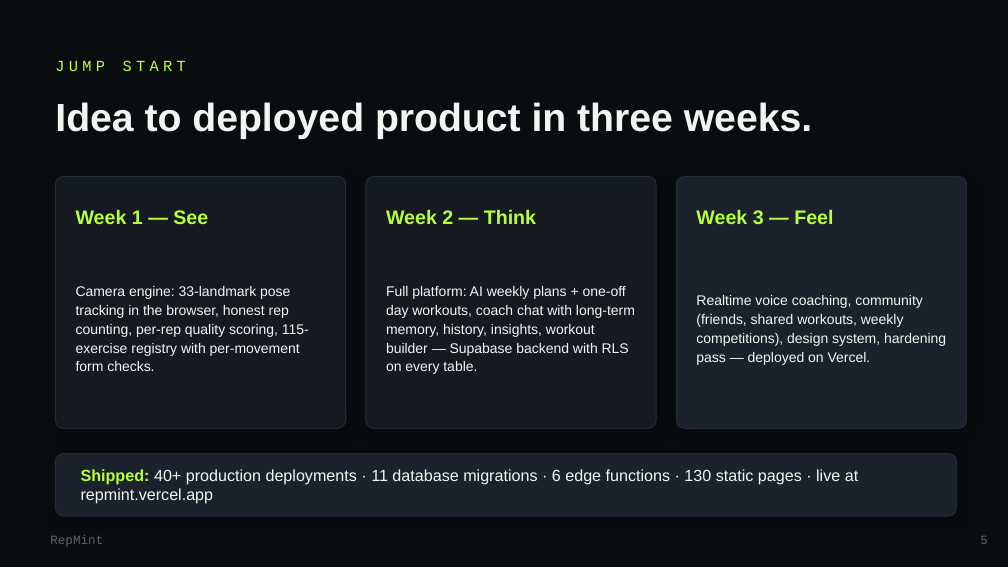
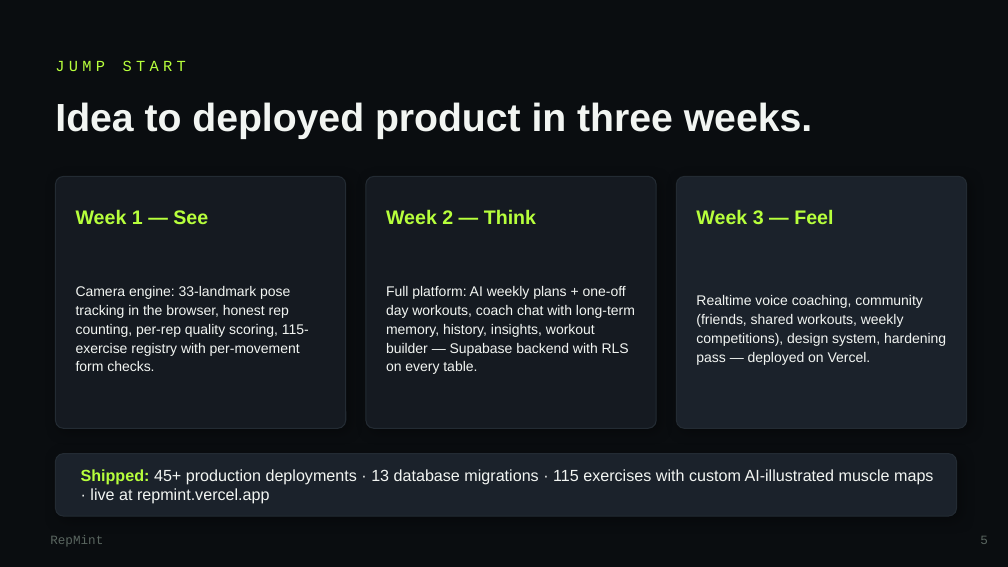
Before and after one commit to simplyYK/repmint, a slide deck: slide 5 of presentation/RepMint-MVP-Deck.pptx. Drawn at 1008x567 pixels with LibreOffice and Linux fonts; fonts in the diff are those of the drawing. Boxes give left, top, right and bottom in pixels: in the first picture for what was removed or moved away, otherwise in the second. Text is boxed around its words. In the diff, an @@ line names an element or a change of style, - is before the commit and + after.

```diff
--- a/presentation/RepMint-MVP-Deck.pptx
+++ b/presentation/RepMint-MVP-Deck.pptx
@@ text at [81, 469, 933, 504]: text changed @@
-Shipped: 40+ production deployments · 11 database migrations · 6 edge functions · 130 static pages · live at repmint.vercel.app
+Shipped: 45+ production deployments · 13 database migrations · 115 exercises with custom AI-illustrated muscle maps · live at repmint.vercel.app
```
Also in this commit, not shown: 5 other slides changed, 11 other files.
